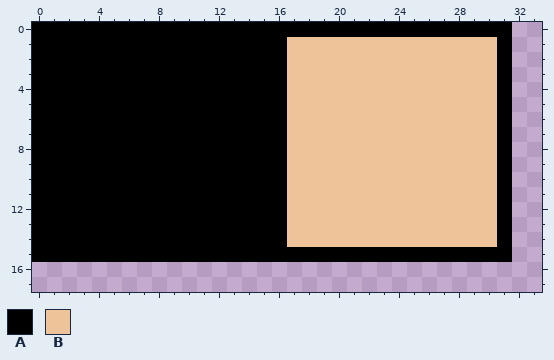
Edited in one commit: pixel-art sprite (assets/sprite_atlas.png). Above is the file before it was changed.
The file is 128x128 pixels, drawn in blocks of 2x2; one block is one cell here. Shown: x 0..33, y 0..17.
Palette (. is transparent): A #000000  B #eec39a
Pixels before, first column x 0:
 0 AAAAAAAAAAAAAAAAAAAAAAAAAAAAAAAA
 1 AAAAAAAAAAAAAAAAABBBBBBBBBBBBBBA
 2 AAAAAAAAAAAAAAAAABBBBBBBBBBBBBBA
 3 AAAAAAAAAAAAAAAAABBBBBBBBBBBBBBA
 4 AAAAAAAAAAAAAAAAABBBBBBBBBBBBBBA
 5 AAAAAAAAAAAAAAAAABBBBBBBBBBBBBBA
 6 AAAAAAAAAAAAAAAAABBBBBBBBBBBBBBA
 7 AAAAAAAAAAAAAAAAABBBBBBBBBBBBBBA
 8 AAAAAAAAAAAAAAAAABBBBBBBBBBBBBBA
 9 AAAAAAAAAAAAAAAAABBBBBBBBBBBBBBA
10 AAAAAAAAAAAAAAAAABBBBBBBBBBBBBBA
11 AAAAAAAAAAAAAAAAABBBBBBBBBBBBBBA
12 AAAAAAAAAAAAAAAAABBBBBBBBBBBBBBA
13 AAAAAAAAAAAAAAAAABBBBBBBBBBBBBBA
14 AAAAAAAAAAAAAAAAABBBBBBBBBBBBBBA
15 AAAAAAAAAAAAAAAAAAAAAAAAAAAAAAAA
And afterwards:
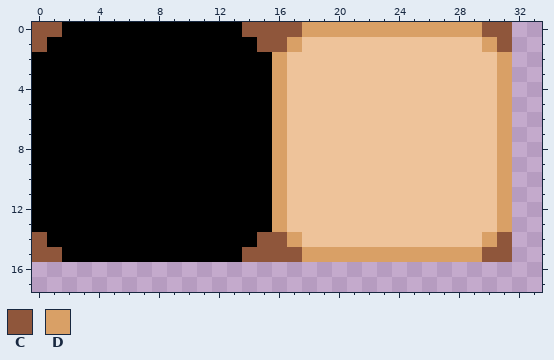
Colours new in this view: C #8f563b  D #d9a066
What changed:
The edit turns colour A into colour C in row 0 at x 0 to 1, 14 to 17 and 30 to 31; in row 1 at x 0, 15 to 16 and 31; in row 14 at x 0, 15 to 16 and 31; in row 15 at x 0 to 1, 14 to 17 and 30 to 31.
The edit turns colour A into colour D in row 0 at x 18 to 29; in rows 2 to 13 at x 16 and 31; in row 15 at x 18 to 29.
The edit turns colour B into colour D in row 1 at x 17 and 30; in row 14 at x 17 and 30.
Boxes around the changes in both pictures, in picture pixels (x1, y1, x2, y2):
changed: (32, 22, 62, 52)
changed: (242, 22, 512, 262)
changed: (32, 232, 62, 262)
